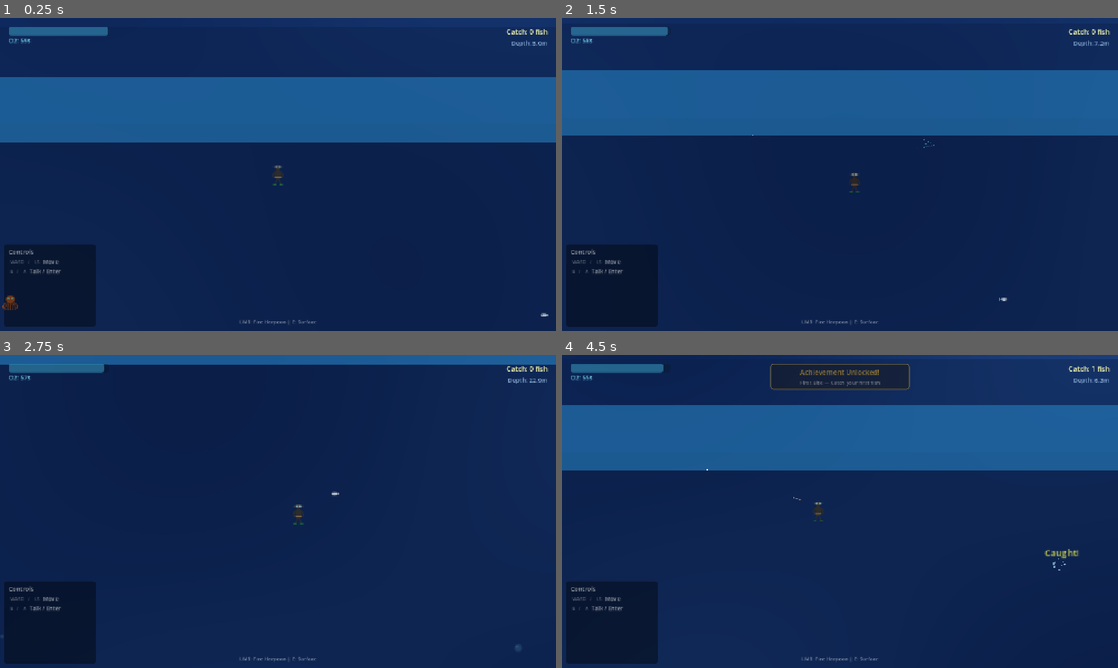
Above: before the commit, frames 1-4 (two rows, left to right).
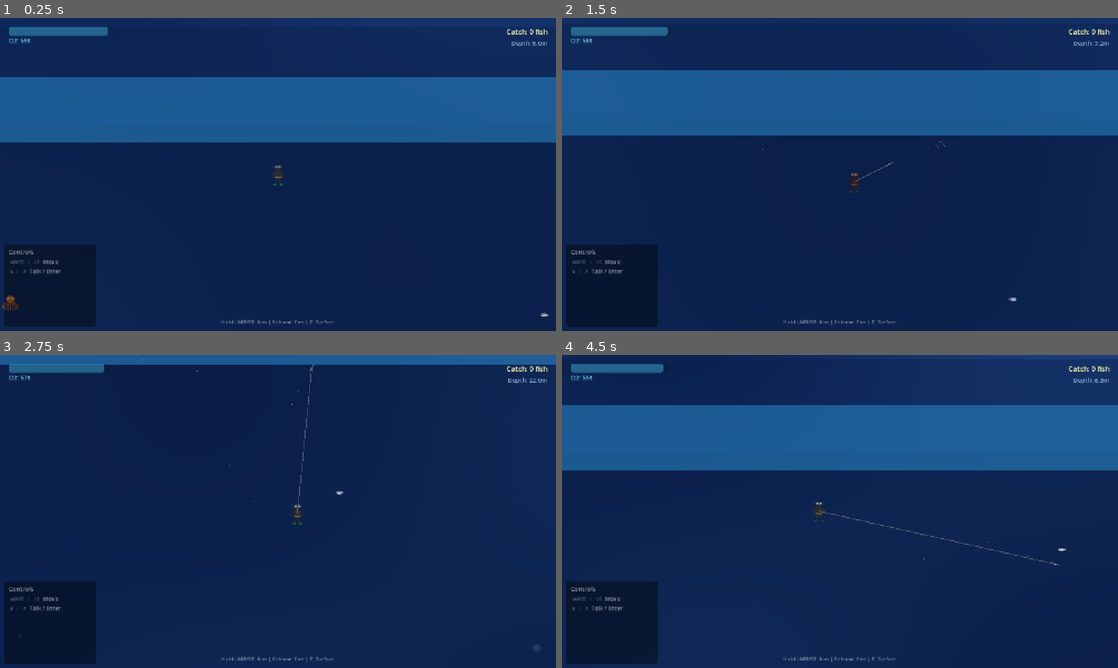
Above: after the commit, the same moments.

Repository: ragnorak02/fishing
Game: Godot game, scene res://scenes/dive_scene/DiveScene.tscn
Two runs of this game, one before a commit and one after it. Both use one fixed random seed, a clock stepped at 60 frames per second and the inputs below. This scene is started directly instead of the project's main scene.
Inputs (mouse positions are in pixels of both pictures, inside the frame that each line leads up to):
- Up to frame 1 (0.25 s): no input
- Up to frame 2 (1.5 s): tap Enter at 0.5 s; move the mouse to (962, 158) at 0.52 s; hold D (move_right) 0.53-1.28 s; click (962, 158) at 0.6 s; move the mouse to (728, 190) at 1.27 s; hold S (move_down) from 1.28 s (still down); tap E (ascend) at 1.35 s
- Up to frame 3 (2.75 s): click (166, 527) at 1.55 s; move the mouse to (333, 442) at 2.02 s; release S (move_down) at 2.03 s; hold D (move_right) from 2.03 s (still down); click (333, 442) at 2.1 s
- Up to frame 4 (4.5 s): move the mouse to (812, 574) at 2.77 s; release D (move_right) at 2.78 s; hold W (move_up) 2.78-3.53 s; tap Space (sonar_pulse) at 2.85 s; click (812, 574) at 3.05 s; move the mouse to (1006, 558) at 3.52 s; hold A (move_left) from 3.53 s (still down); tap R (transform_vehicle) at 3.6 s; click (1006, 558) at 3.8 s; move the mouse to (673, 464) at 4.27 s; click (673, 464) at 4.35 s

The runs differ from the first frame. In frame 1, 0.1% of the frame differs, in the area x 39-61%, y 47-99%; in frame 2, 0.2%; in frame 3, 0.3%; in frame 4, 2.5%, in the area x 26-96%, y 2-99%.

Commit message:
feat(dive): hold-to-aim harpoon mechanic with return-to-diver + fix BubbleParticles crash
Replace instant-fire harpoon with hold-aim-release flow: hold LMB/RT to aim
with right stick or mouse, release to fire. Harpoon returns to diver on hit
or miss with rope tether. Fix GPUParticles2D crash from missing process_material.

Co-Authored-By: Claude Opus 4.6 <noreply@anthropic.com>

Diff:
--- a/scenes/dive_scene/DiveScene.gd
+++ b/scenes/dive_scene/DiveScene.gd
@@ -11,12 +11,19 @@
 
 var near_surface: bool = false
 var dive_start_time: float = 0.0
-var harpoon_cooldown: float = 0.0
-const HARPOON_COOLDOWN_TIME := 0.5
 
 const DIVE_BOUNDS := Rect2(-800, -100, 1600, 1200)
+const AIM_DEADZONE := 0.2
+const HARPOON_BASE_RANGE := 250.0
 
 var _harpoon_scene: PackedScene = preload("res://scenes/entities/harpoon.tscn")
+
+# Hold-aim-release state
+var is_aiming: bool = false
+var aim_direction: Vector2 = Vector2.RIGHT
+var aim_indicator: Line2D = null
+var active_harpoon: Area2D = null
+var harpoon_rope: Line2D = null
 
 func _ready() -> void:
 	AudioManager.play_music("dive")
@@ -98,11 +105,18 @@
 		rect_node.add_child(body)
 
 func _process(delta: float) -> void:
-	# Harpoon firing
-	harpoon_cooldown -= delta
-	if Input.is_action_just_pressed("fire_harpoon") and harpoon_cooldown <= 0:
-		_fire_harpoon()
-		harpoon_cooldown = HARPOON_COOLDOWN_TIME
+	# --- Aim / Fire flow ---
+	if Input.is_action_just_pressed("fire_harpoon") and not is_aiming and active_harpoon == null:
+		_begin_aim()
+	elif is_aiming:
+		_update_aim()
+		if Input.is_action_just_released("fire_harpoon"):
+			_release_fire()
+
+	# Update rope while harpoon is in flight
+	if active_harpoon and is_instance_valid(active_harpoon) and harpoon_rope:
+		harpoon_rope.set_point_position(0, diver.global_position)
+		harpoon_rope.set_point_position(1, active_harpoon.global_position)
 
 	# Surface interaction
 	if near_surface and Input.is_action_just_pressed("interact"):
@@ -113,20 +127,85 @@
 		var depth := maxf(0.0, diver.global_position.y / 10.0)
 		depth_label.text = "Depth: %.1fm" % depth
 
+func _begin_aim() -> void:
+	is_aiming = true
+	diver.movement_locked = true
+	aim_direction = Vector2.RIGHT
+
+	# Create aim indicator line
+	aim_indicator = Line2D.new()
+	aim_indicator.width = 2.0
+	aim_indicator.z_index = 15
+	aim_indicator.default_color = Color(1.0, 0.85, 0.2, 0.7)
+	# Gradient fading to transparent
+	var grad := Gradient.new()
+	grad.set_color(0, Color(1.0, 0.85, 0.2, 0.7))
+	grad.set_color(1, Color(1.0, 0.85, 0.2, 0.0))
+	aim_indicator.gradient = grad
+	aim_indicator.add_point(Vector2.ZERO)
+	aim_indicator.add_point(Vector2.ZERO)
+	add_child(aim_indicator)
+
+	# Light haptic pulse
+	Input.start_joy_vibration(0, 0.15, 0.0, 0.1)
+
+func _update_aim() -> void:
+	# Right stick input
+	var stick := Vector2(
+		Input.get_joy_axis(0, JOY_AXIS_RIGHT_X),
+		Input.get_joy_axis(0, JOY_AXIS_RIGHT_Y)
+	)
+	if stick.length() > AIM_DEADZONE:
+		aim_direction = stick.normalized()
+	else:
+		# Fall back to mouse position relative to diver
+		var mouse_pos := diver.get_global_mouse_position()
+		var to_mouse := mouse_pos - diver.global_position
+		if to_mouse.length() > 5.0:
+			aim_direction = to_mouse.normalized()
+
+	# Update aim indicator
+	if aim_indicator:
+		var start := diver.global_position
+		var max_range: float = HARPOON_BASE_RANGE * GameManager.get_harpoon_range_multiplier()
+		var end := start + aim_direction * max_range
+		aim_indicator.set_point_position(0, start)
+		aim_indicator.set_point_position(1, end)
+
+func _release_fire() -> void:
+	is_aiming = false
+	diver.movement_locked = false
+
+	# Remove aim indicator
+	if aim_indicator:
+		aim_indicator.queue_free()
+		aim_indicator = null
+
+	_fire_harpoon()
+
 func _fire_harpoon() -> void:
 	var harpoon := _harpoon_scene.instantiate() as Area2D
 
-	var mouse_pos := diver.get_global_mouse_position()
-	var direction := (mouse_pos - diver.global_position).normalized()
-
-	harpoon.direction = direction
-	harpoon.rotation = direction.angle()
+	harpoon.direction = aim_direction
+	harpoon.rotation = aim_direction.angle()
+	harpoon.diver_ref = diver
 
 	harpoon.fish_hit.connect(_on_harpoon_hit)
 	harpoon.missed.connect(_on_harpoon_missed.bind(harpoon))
-
-	harpoon.position = diver.global_position + direction * 15.0
+	harpoon.returned.connect(_on_harpoon_returned)
+
+	harpoon.position = diver.global_position + aim_direction * 15.0
 	add_child(harpoon)
+	active_harpoon = harpoon
+
+	# Create rope line
+	harpoon_rope = Line2D.new()
+	harpoon_rope.width = 1.5
+	harpoon_rope.z_index = 9
+	harpoon_rope.default_color = Color(0.6, 0.6, 0.6, 0.4)
+	harpoon_rope.add_point(diver.global_position)
+	harpoon_rope.add_point(harpoon.global_position)
+	add_child(harpoon_rope)
 
 func _on_harpoon_hit(fish: Node2D) -> void:
 	if fish.has_meta("species_id"):
@@ -174,6 +253,13 @@
 	var tween := create_tween()
 	tween.tween_property(diver, "modulate", Color(1, 0.4, 0.4), 0.1)
 	tween.tween_property(diver, "modulate", Color(1, 1, 1), 0.2)
+
+func _on_harpoon_returned() -> void:
+	# Clean up rope
+	if harpoon_rope:
+		harpoon_rope.queue_free()
+		harpoon_rope = null
+	active_harpoon = null
 
 func _spawn_catch_effect(pos: Vector2) -> void:
 	# Floating text
@@ -256,6 +342,22 @@
 		surface_prompt.visible = false
 
 func _end_dive() -> void:
+	# Cancel aim state if active
+	if is_aiming:
+		is_aiming = false
+		diver.movement_locked = false
+		if aim_indicator:
+			aim_indicator.queue_free()
+			aim_indicator = null
+
+	# Free active harpoon and rope if in flight
+	if active_harpoon and is_instance_valid(active_harpoon):
+		active_harpoon.queue_free()
+		active_harpoon = null
+	if harpoon_rope:
+		harpoon_rope.queue_free()
+		harpoon_rope = null
+
 	var dive_time := Time.get_ticks_msec() / 1000.0 - dive_start_time
 	# Store dive stats for haul summary
 	GameManager.set_meta("last_dive_time", dive_time)
--- a/scenes/dive_scene/DiveScene.tscn
+++ b/scenes/dive_scene/DiveScene.tscn
@@ -1,10 +1,19 @@
-[gd_scene load_steps=6 format=3]
+[gd_scene load_steps=7 format=3]
 
 [ext_resource type="Script" path="res://scenes/dive_scene/DiveScene.gd" id="1_dive"]
 [ext_resource type="Script" path="res://scripts/entities/DiverController.gd" id="2_diver"]
 [ext_resource type="Script" path="res://scenes/dive_scene/FishSpawner.gd" id="3_spawner"]
 [ext_resource type="Script" path="res://scripts/systems/OxygenSystem.gd" id="4_oxygen"]
 [ext_resource type="Shader" path="res://assets/shaders/underwater.gdshader" id="5_shader"]
+
+[sub_resource type="ParticleProcessMaterial" id="ParticleMat_bubbles"]
+direction = Vector3(0, -1, 0)
+gravity = Vector3(0, -20, 0)
+initial_velocity_min = 5.0
+initial_velocity_max = 15.0
+scale_min = 0.5
+scale_max = 1.5
+color = Color(0.6, 0.85, 1.0, 0.35)
 
 [sub_resource type="ShaderMaterial" id="ShaderMaterial_uw"]
 shader = ExtResource("5_shader")
@@ -116,6 +125,7 @@
 emitting = true
 amount = 5
 lifetime = 2.0
+process_material = SubResource("ParticleMat_bubbles")
 
 [node name="Camera2D" type="Camera2D" parent="Diver"]
 zoom = Vector2(1.5, 1.5)
@@ -190,7 +200,7 @@
 offset_bottom = 710.0
 theme_override_font_sizes/font_size = 12
 theme_override_colors/font_color = Color(1, 1, 1, 0.5)
-text = "LMB: Fire Harpoon | E: Surface"
+text = "Hold LMB/RT: Aim | Release: Fire | E: Surface"
 horizontal_alignment = 1
 
 [node name="SurfacePrompt" type="Label" parent="DiveHUD"]
--- a/scripts/entities/DiverController.gd
+++ b/scripts/entities/DiverController.gd
@@ -5,6 +5,7 @@
 const GRAVITY_DRIFT := 15.0  # Slight downward pull
 
 var speed_boost: float = 0.0  # From upgrades
+var movement_locked: bool = false
 
 @onready var sprite: Sprite2D = $Sprite2D
 @onready var harpoon_pivot: Marker2D = $HarpoonPivot
@@ -22,30 +23,31 @@
 	sprite.texture = preload("res://assets/sprites/diver/diver.svg")
 
 func _physics_process(delta: float) -> void:
-	# 8-directional swim input
-	var input_dir := Vector2(
-		Input.get_axis("move_left", "move_right"),
-		Input.get_axis("move_up", "move_down")
-	)
+	if not movement_locked:
+		# 8-directional swim input
+		var input_dir := Vector2(
+			Input.get_axis("move_left", "move_right"),
+			Input.get_axis("move_up", "move_down")
+		)
 
-	if input_dir.length() > 0:
-		input_dir = input_dir.normalized()
-		# Flip sprite
-		if input_dir.x != 0:
-			sprite.flip_h = input_dir.x < 0
+		if input_dir.length() > 0:
+			input_dir = input_dir.normalized()
+			# Flip sprite
+			if input_dir.x != 0:
+				sprite.flip_h = input_dir.x < 0
 
-	# Apply movement
-	velocity += input_dir * SWIM_SPEED * delta * 10.0
+		# Apply movement
+		velocity += input_dir * SWIM_SPEED * delta * 10.0
 
-	# Gravity drift (slight sinking)
+		# Aim harpoon toward mouse
+		if harpoon_pivot:
+			var mouse_pos := get_global_mouse_position()
+			harpoon_pivot.look_at(mouse_pos)
+
+	# Gravity drift (slight sinking) — always applies
 	velocity.y += GRAVITY_DRIFT * delta
 
-	# Water drag
+	# Water drag — always applies (decelerates when locked)
 	velocity *= WATER_DRAG
 
-	# Aim harpoon toward mouse
-	if harpoon_pivot:
-		var mouse_pos := get_global_mouse_position()
-		harpoon_pivot.look_at(mouse_pos)
-
 	move_and_slide()
--- a/scripts/entities/Harpoon.gd
+++ b/scripts/entities/Harpoon.gd
@@ -2,15 +2,22 @@
 
 const BASE_SPEED := 400.0
 const BASE_MAX_RANGE := 250.0
+const RETURN_SPEED := 500.0
+const RETURN_ARRIVE_DIST := 15.0
+
+enum State { TRAVELING, RETURNING }
 
 var direction: Vector2 = Vector2.RIGHT
 var speed: float = BASE_SPEED
 var max_range: float = BASE_MAX_RANGE
 var traveled: float = 0.0
 var active: bool = true
+var state: State = State.TRAVELING
+var diver_ref: Node2D = null
 
 signal fish_hit(fish: Node2D)
 signal missed
+signal returned
 
 func _ready() -> void:
 	z_index = 10
@@ -62,17 +69,45 @@
 	area_entered.connect(_on_area_entered)
 
 func _physics_process(delta: float) -> void:
-	if not active:
-		return
+	match state:
+		State.TRAVELING:
+			if not active:
+				return
+			var move := direction * speed * delta
+			position += move
+			traveled += move.length()
+			if traveled >= max_range:
+				active = false
+				missed.emit()
+				begin_return()
 
-	var move := direction * speed * delta
-	position += move
-	traveled += move.length()
+		State.RETURNING:
+			if diver_ref and is_instance_valid(diver_ref):
+				var to_diver := diver_ref.global_position - global_position
+				var dist := to_diver.length()
+				if dist <= RETURN_ARRIVE_DIST:
+					returned.emit()
+					queue_free()
+					return
+				var move_dir := to_diver.normalized()
+				position += move_dir * RETURN_SPEED * delta
+				rotation = move_dir.angle()
+			else:
+				# No valid diver ref (e.g. MountedHarpoon) — just free
+				returned.emit()
+				queue_free()
 
-	if traveled >= max_range:
-		active = false
-		missed.emit()
-		_fade_and_remove()
+func begin_return() -> void:
+	state = State.RETURNING
+	active = false
+	# Disable collision so it doesn't re-hit fish on the way back
+	collision_layer = 0
+	collision_mask = 0
+	modulate.a = 0.6
+	# Reverse bubble trail direction
+	var trail := get_node_or_null("BubbleTrail") as CPUParticles2D
+	if trail:
+		trail.direction = Vector2(1, 0)
 
 func _on_body_entered(body: Node2D) -> void:
 	if not active:
@@ -80,7 +115,7 @@
 	if body.is_in_group("fish"):
 		active = false
 		fish_hit.emit(body)
-		queue_free()
+		begin_return()
 
 func _on_area_entered(area: Area2D) -> void:
 	if not active:
@@ -90,9 +125,4 @@
 	if parent and parent.is_in_group("fish"):
 		active = false
 		fish_hit.emit(parent)
-		queue_free()
-
-func _fade_and_remove() -> void:
-	var tween := create_tween()
-	tween.tween_property(self, "modulate:a", 0.0, 0.3)
-	tween.tween_callback(queue_free)
+		begin_return()
--- a/scripts/ui/ControlsOverlay.gd
+++ b/scripts/ui/ControlsOverlay.gd
@@ -134,7 +134,7 @@
 		"dive":
 			return [
 				["move_up", "WASD", "LS", "Swim"],
-				["fire_harpoon", "LMB", "X/RT", "Harpoon"],
+				["fire_harpoon", "Hold LMB", "Hold RT", "Aim & Fire"],
 				["interact", "E", "A", "Surface"],
 			]
 		"haul":
